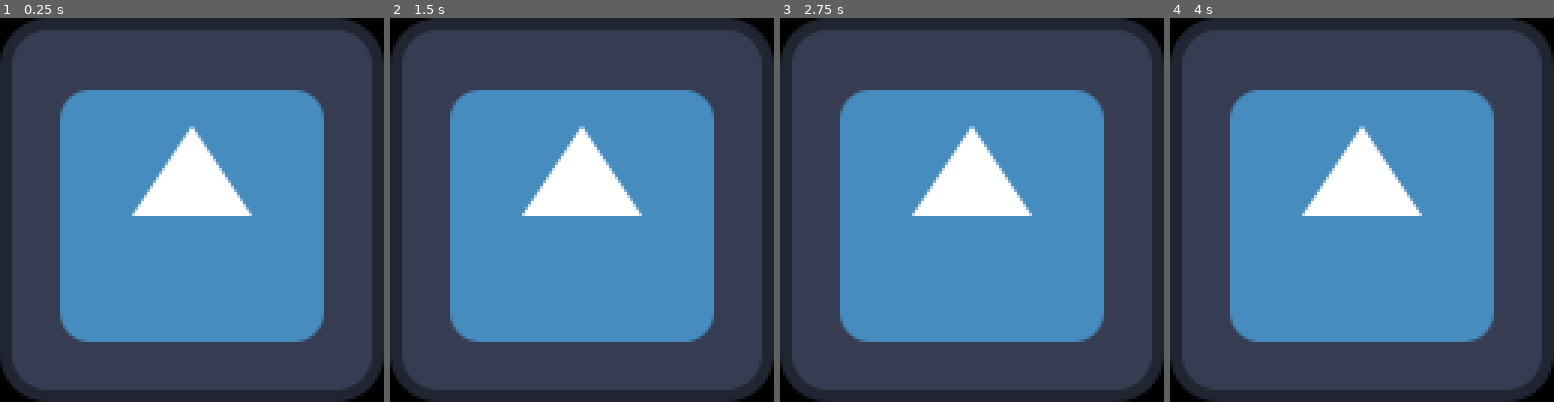
Above: before the commit, frames 1-4 (left to right).
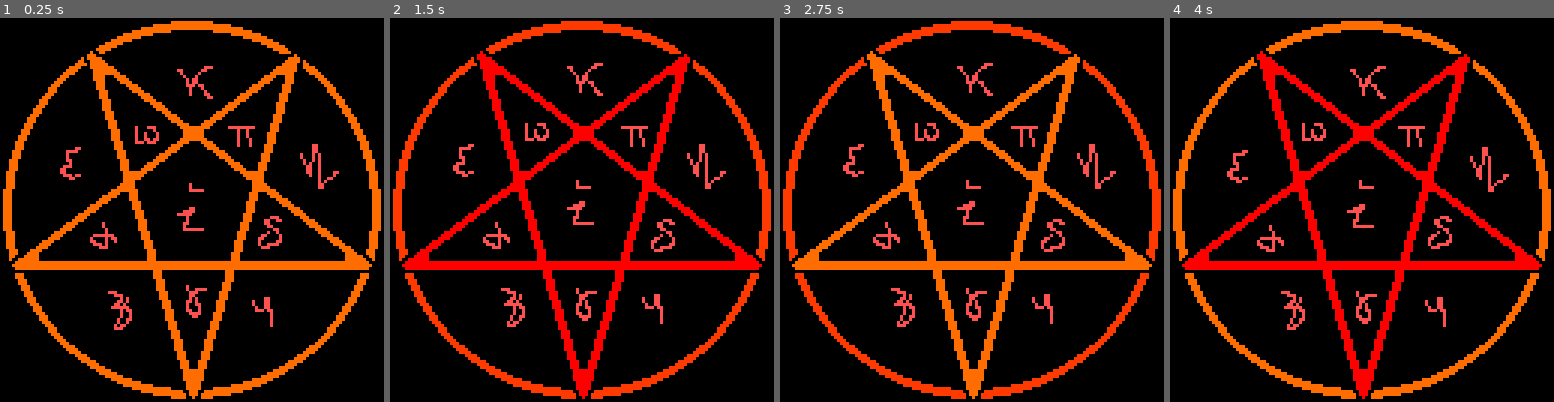
Above: after the commit, the same moments.

Repository: hvox/kuratowski-widget
Game: Godot game, scene res://Main.tscn
Same seed, same stepped clock (60 frames per second), same inputs: the game is played once before the commit and once after it. The engine's default icon, where the game draws it, is replaced by a stand-in: a white triangle on a blue panel in a dark square.
Inputs (mouse positions are in pixels of both pictures, inside the frame that each line leads up to):
- Up to frame 1 (0.25 s): no input
- Up to frame 2 (1.5 s): move the mouse to (666, 190) at 0.52 s; click (666, 190) at 0.67 s; move the mouse to (505, 229) at 1.27 s; click (505, 229) at 1.42 s
- Up to frame 3 (2.75 s): move the mouse to (1010, 125) at 2.02 s; click (1010, 125) at 2.17 s
- Up to frame 4 (4 s): move the mouse to (1342, 286) at 2.77 s; click (1342, 286) at 2.92 s; move the mouse to (1477, 267) at 3.52 s; click (1477, 267) at 3.67 s

The runs differ from the first frame. In frame 1, 99% of the frame differs, in the area x 0-100%, y 0-100%; in frame 2, 99%; in frame 3, 99%; in frame 4, 99%.

Commit message:
Add the graph sprite

Diff:
--- a/Main.tscn
+++ b/Main.tscn
@@ -1,11 +1,77 @@
-[gd_scene load_steps=3 format=3 uid="uid://et3f1e8000o1"]
+[gd_scene load_steps=13 format=3 uid="uid://et3f1e8000o1"]
 
 [ext_resource type="Script" path="res://Main.gd" id="1_xbpv1"]
-[ext_resource type="Texture2D" uid="uid://bcqoh1ctscs8b" path="res://icon.svg" id="2_64ohr"]
+[ext_resource type="Texture2D" uid="uid://dal3xhmrak1hl" path="res://graph.png" id="3_2kgk3"]
+[ext_resource type="Script" path="res://Sprite.gd" id="3_f2q73"]
+
+[sub_resource type="AtlasTexture" id="AtlasTexture_p78ds"]
+atlas = ExtResource("3_2kgk3")
+region = Rect2(0, 0, 128, 128)
+
+[sub_resource type="AtlasTexture" id="AtlasTexture_r7rjs"]
+atlas = ExtResource("3_2kgk3")
+region = Rect2(128, 0, 128, 128)
+
+[sub_resource type="AtlasTexture" id="AtlasTexture_jovqk"]
+atlas = ExtResource("3_2kgk3")
+region = Rect2(256, 0, 128, 128)
+
+[sub_resource type="AtlasTexture" id="AtlasTexture_36sgr"]
+atlas = ExtResource("3_2kgk3")
+region = Rect2(0, 128, 128, 128)
+
+[sub_resource type="AtlasTexture" id="AtlasTexture_6wqy6"]
+atlas = ExtResource("3_2kgk3")
+region = Rect2(128, 128, 128, 128)
+
+[sub_resource type="AtlasTexture" id="AtlasTexture_5bens"]
+atlas = ExtResource("3_2kgk3")
+region = Rect2(256, 128, 128, 128)
+
+[sub_resource type="AtlasTexture" id="AtlasTexture_ig2kw"]
+atlas = ExtResource("3_2kgk3")
+region = Rect2(0, 256, 128, 128)
+
+[sub_resource type="AtlasTexture" id="AtlasTexture_u8rvj"]
+atlas = ExtResource("3_2kgk3")
+region = Rect2(128, 256, 128, 128)
+
+[sub_resource type="SpriteFrames" id="SpriteFrames_e1nls"]
+animations = [{
+"frames": [{
+"duration": 1.0,
+"texture": SubResource("AtlasTexture_p78ds")
+}, {
+"duration": 1.0,
+"texture": SubResource("AtlasTexture_r7rjs")
+}, {
+"duration": 1.0,
+"texture": SubResource("AtlasTexture_jovqk")
+}, {
+"duration": 1.0,
+"texture": SubResource("AtlasTexture_36sgr")
+}, {
+"duration": 1.0,
+"texture": SubResource("AtlasTexture_6wqy6")
+}, {
+"duration": 1.0,
+"texture": SubResource("AtlasTexture_5bens")
+}, {
+"duration": 1.0,
+"texture": SubResource("AtlasTexture_ig2kw")
+}, {
+"duration": 1.0,
+"texture": SubResource("AtlasTexture_u8rvj")
+}],
+"loop": true,
+"name": &"default",
+"speed": 10.0
+}]
 
 [node name="Main" type="Node2D"]
 script = ExtResource("1_xbpv1")
 
-[node name="Sprite2D" type="Sprite2D" parent="."]
+[node name="Sprite" type="AnimatedSprite2D" parent="."]
 position = Vector2(64, 64)
-texture = ExtResource("2_64ohr")
+sprite_frames = SubResource("SpriteFrames_e1nls")
+script = ExtResource("3_f2q73")
--- /dev/null
+++ b/Sprite.gd
@@ -0,0 +1,9 @@
+extends AnimatedSprite2D
+
+
+func _ready():
+	play("default")
+
+
+func _process(delta):
+	pass
Binary file added: graph.ase
Binary file added: graph.png
Not shown, added: graph.png.import
